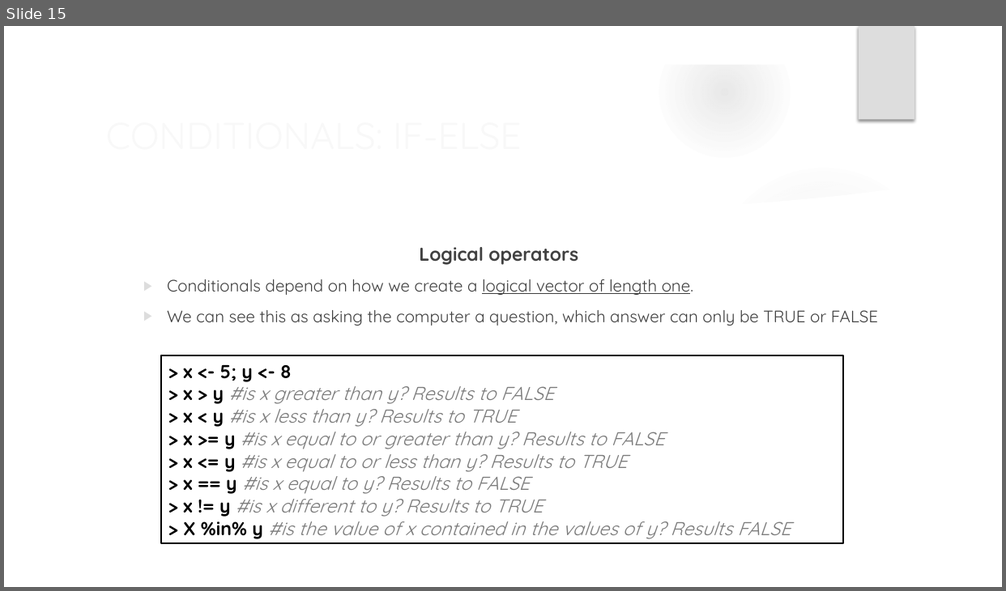
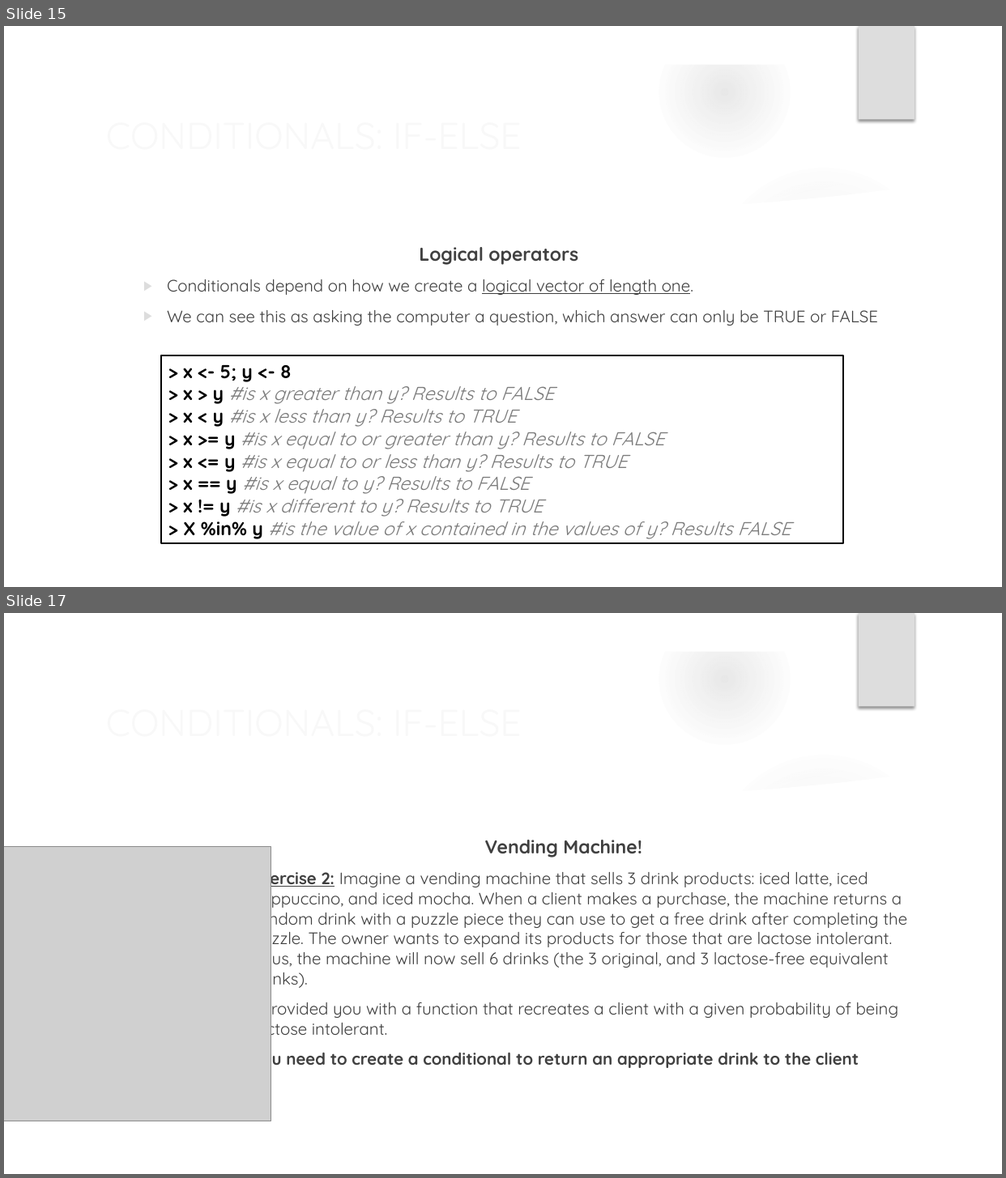
Before and after one commit to ComputerScienceinModernBiology/2021_Loops_and_Functions, a slide deck: LOOPS AND FUNCTIONS IN R.pptx. Shown one above the other, each under a label of ours: slide 15 before the commit, slides 15 and 17 after it; the slides between them are not shown. The pictures are 1006x591 and 1006x1178 pixels, drawn with LibreOffice and Linux fonts; fonts in the diff are those of the drawing; grey boxes stand for pictures; background and template pictures are left out. Boxes give left, top, right and bottom in pixels: in the first picture for what was removed or moved away, otherwise in the second. Text is boxed around its words. In the diff, an @@ line names an element or a change of style, - is before the commit and + after.

```diff
--- a/LOOPS AND FUNCTIONS IN R.pptx
+++ b/LOOPS AND FUNCTIONS IN R.pptx
@@ slide 17 added at [4, 613, 1002, 1174], background picture (left out); not listed: 8 template elements that a slide beside it also shows @@
@@ title added at [98, 692, 816, 750], 36 pt, text #F8F8F8 @@
+CONDITIONALS: IF-ELSE
@@ picture added at [4, 847, 270, 1122] @@
@@ text added at [253, 840, 907, 1069], 16 pt, text #404040 @@
+Vending Machine!
+  ▶ Exercise 2: Imagine a vending machine that sells 3 drink products: iced latte, iced cappuccino, and iced mocha. When a client makes a purchase, the machine returns a random drink with a puzzle piece they can use to get a free drink after completing the puzzle. The owner wants to expand its products for those that are lactose intolerant. Thus, the machine will now sell 6 drinks (the 3 original, and 3 lactose-free equivalent drinks).
+  ▶ I provided you with a function that recreates a client with a given probability of being lactose intolerant.
+  ▶ You need to create a conditional to return an appropriate drink to the client
```
Also in this commit, not shown: 3 slides changed, 16 slides removed, 13 other files.
